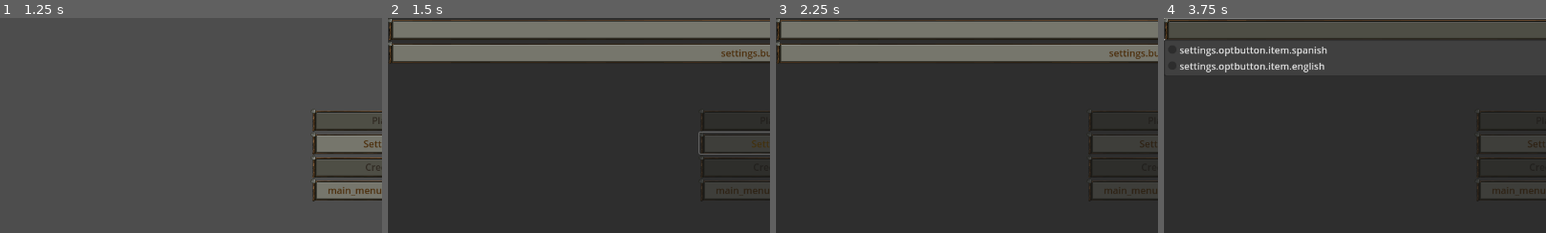
Above: before the commit, frames 1-4 (left to right).
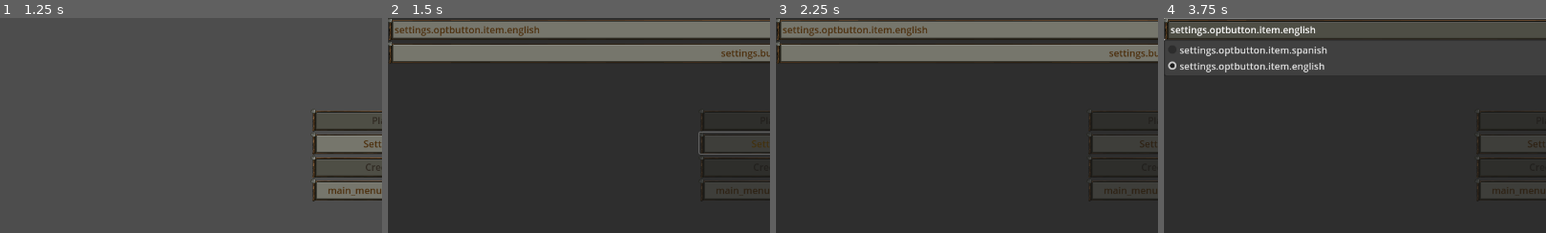
Above: after the commit, the same moments.

Repository: AntonioLive8166GameDev/runes-of-the-forsaken
Game: Godot game, scene res://scenes/main_menu.tscn
Same seed, same stepped clock (60 frames per second), same inputs: the game is played once before the commit and once after it.
Inputs (mouse positions are % of the whole screen's width and height, from its top left):
- Up to frame 1 (1.25 s): tap Enter at 0.5 s; move the mouse to (72, 45) at 0.52 s; hold D (right) from 0.53 s (still down); tap Backspace at 0.6 s; click (72, 45) at 0.67 s
- Up to frame 2 (1.5 s): release D (right) at 1.25 s; click "Settings" at 1.25 s
- Up to frame 3 (2.25 s): click "settings.chkbutton.music" at 2 s
- Up to frame 4 (3.75 s): click "settings.chkbutton.sfx" at 2.75 s; click (50, 21) at 3.5 s
The pictures show only the part of the screen within x 0-50%, y 18-68%; the shares and areas given below are measured in that part.

Frame 1 is identical in both runs. In frame 2, 0.6% of the frame differs, in the area x 1-40%, y 3-9%; in frame 3, 0.6%; in frame 4, 0.8%, in the area x 1-40%, y 3-24%.

Commit message:
Documentación

Diff:
--- a/scenes/globals/global_sounds.tscn
+++ b/scenes/globals/global_sounds.tscn
@@ -1,13 +1,9 @@
-[gd_scene load_steps=2 format=3 uid="uid://cxm1jlvyihlgb"]
-
-[ext_resource type="AudioStream" uid="uid://b8vgdlr837iry" path="res://resourses/music/hymn of the pearl.ogg" id="1_2le4i"]
+[gd_scene format=3 uid="uid://cxm1jlvyihlgb"]
 
 [node name="GlobalSounds" type="Node"]
 
 [node name="SFX" type="AudioStreamPlayer" parent="."]
-stream = ExtResource("1_2le4i")
 bus = &"SFX"
 
 [node name="BGmusic" type="AudioStreamPlayer" parent="."]
-stream = ExtResource("1_2le4i")
 bus = &"Music"
--- a/scenes/settings.gd
+++ b/scenes/settings.gd
@@ -6,21 +6,25 @@
 	load_settings()
 
 
+## Carga los ajustes guardados con el singletone SETTINGS.
 func load_settings() -> void:
+	# Música y SFX.
 	AudioServer.set_bus_mute(1, SETTINGS.settings.music_muted)
 	$Panel/VBoxContainer/Music.button_pressed = not SETTINGS.settings.music_muted
 	AudioServer.set_bus_mute(2, SETTINGS.settings.sfx_muted)
 	$Panel/VBoxContainer/SFX.button_pressed = not SETTINGS.settings.sfx_muted
 
+	# Idioma.
 	match SETTINGS.settings.language:
-		"es_MX":
+		"es", "es_MX":
 			$Panel/VBoxContainer/LanguagePopup.select(0)
 			TranslationServer.set_locale("es")
-		"en_US":
+		"en", "en_US":
 			$Panel/VBoxContainer/LanguagePopup.select(1)
 			TranslationServer.set_locale("en")
 
 
+## Interruptor de música.
 func _on_music_toggled(toggled_on: bool) -> void:
 	if toggled_on:
 		AudioServer.set_bus_mute(1, false)
@@ -29,9 +33,10 @@
 		AudioServer.set_bus_mute(1, true)
 		SETTINGS.settings.music_muted = true
 
-	SETTINGS.save_file()
+	SETTINGS.save_settings()
 
 
+## Interruptor de efectos de sonido.
 func _on_sfx_toggled(toggled_on: bool) -> void:
 	if toggled_on:
 		AudioServer.set_bus_mute(2, false)
@@ -40,19 +45,20 @@
 		AudioServer.set_bus_mute(2, true)
 		SETTINGS.settings.sfx_muted = true
 
-	SETTINGS.save_file()
+	SETTINGS.save_settings()
 
 
+## Opción de idioma.
 func _on_option_button_item_selected(index: int) -> void:
 	match index:
 		0:
 			TranslationServer.set_locale("es")
-			SETTINGS.settings.language = "es_MX"
+			SETTINGS.settings.language = "es"
 		1:
 			TranslationServer.set_locale("en")
-			SETTINGS.settings.language = "en_US"
+			SETTINGS.settings.language = "en"
 
-	SETTINGS.save_file()
+	SETTINGS.save_settings()
 
 
 func _on_close_pressed() -> void:
--- a/scripts/autoloads/settings.gd
+++ b/scripts/autoloads/settings.gd
@@ -1,5 +1,7 @@
 extends Node
+## Save system for settings.
 
+## File path
 const FILENAME: String = "user://settings.dat"
 var settings = {
 	"music_muted" : false,
@@ -9,19 +11,20 @@
 
 
 func _ready() -> void:
-	load_file()
+	load_settings()
 
-
-func load_file() -> void:
+## Sets [param settings] with the sotored data.
+func load_settings() -> void:
 	var file = FileAccess.open(FILENAME, FileAccess.READ)
 	if file == null:
-		save_file()
+		save_settings()
 	else:
 		settings = file.get_var()
 	file = null
 
 
-func save_file() -> void:
+## Stores [param settings] in a file in [constant SETTINGS.FILENAME].
+func save_settings() -> void:
 	var file = FileAccess.open(FILENAME, FileAccess.WRITE)
 	if file != null:
 		file.store_var(settings)
Not shown, removed: resourses/music/hymn of the pearl.ogg.import
Not shown, changed: kanban_tasks_data.kanban
Not shown, removed: resourses/music/hymn of the pearl.ogg
